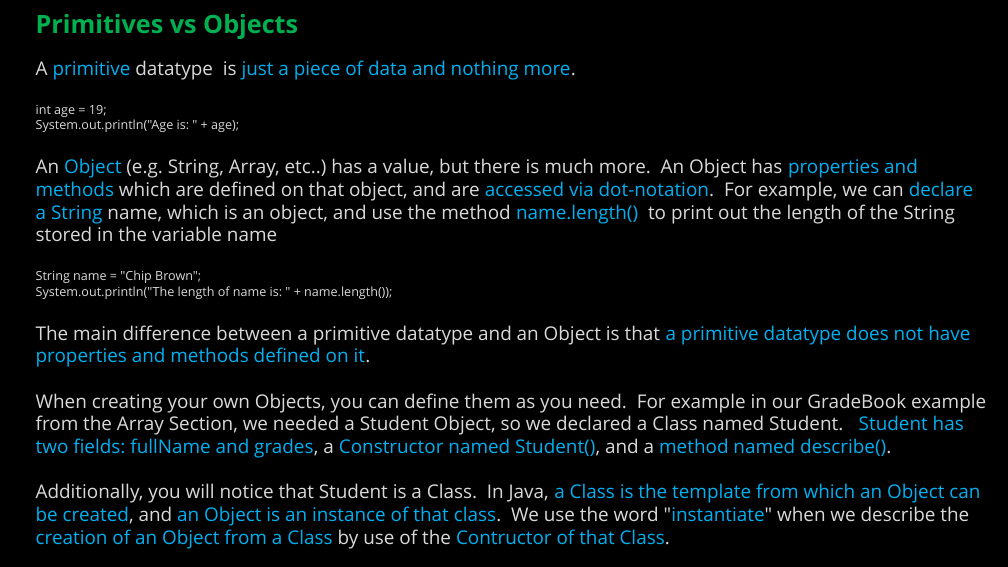
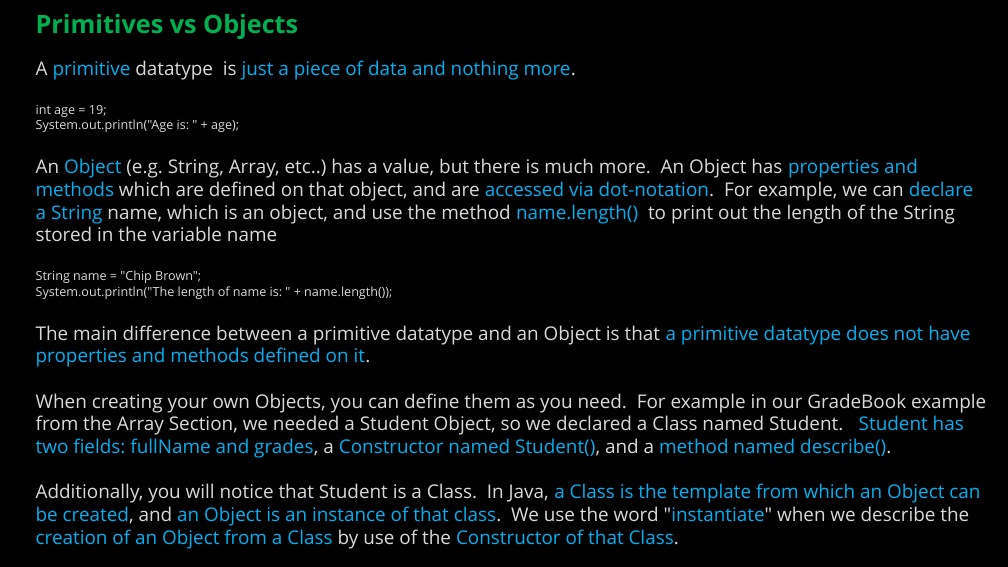
Before and after one commit to ckiefriter1/PT-BESD, a slide deck: slide 5 of Week3/BESD Week 3.pptx (slide 8 before the commit). Drawn at 1008x567 pixels with LibreOffice and Linux fonts; fonts in the diff are those of the drawing. Boxes give left, top, right and bottom in pixels: in the first picture for what was removed or moved away, otherwise in the second. Text is boxed around its words. In the diff, an @@ line names an element or a change of style, - is before the commit and + after.

```diff
--- a/Week3/BESD Week 3.pptx
+++ b/Week3/BESD Week 3.pptx
@@ text at <box>36,483,980,549</box>: text changed @@
-Additionally, you will notice that Student is a Class. In Java, a Class is the template from which an Object can be created, and an Object is an instance of that class. We use the word "instantiate" when we describe the creation of an Object from a Class by use of the Contructor of that Class.
+Additionally, you will notice that Student is a Class. In Java, a Class is the template from which an Object can be created, and an Object is an instance of that class. We use the word "instantiate" when we describe the creation of an Object from a Class by use of the Constructor of that Class.
```
Also in this commit, not shown: 2 other slides changed, 1 slide added, 1 slide removed, 22 other files.
